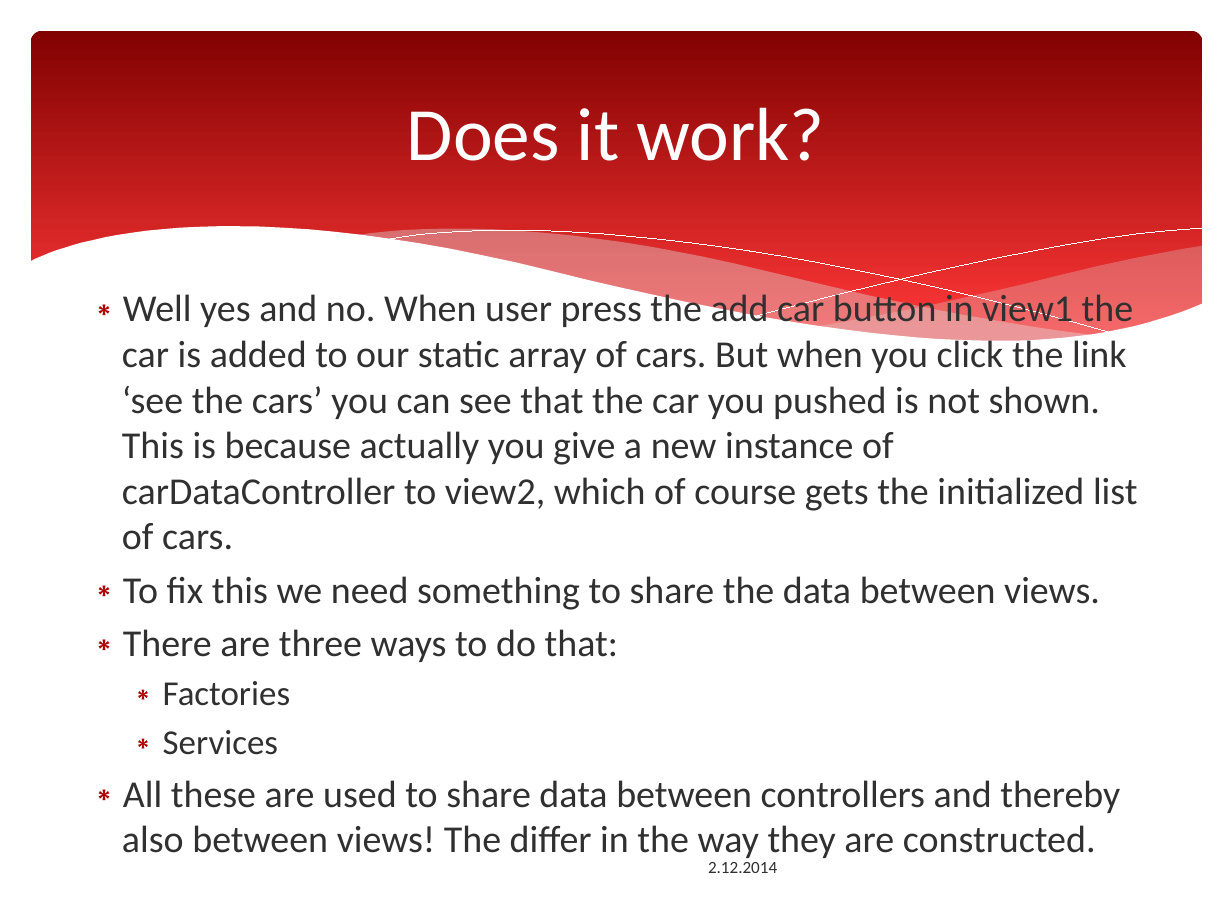
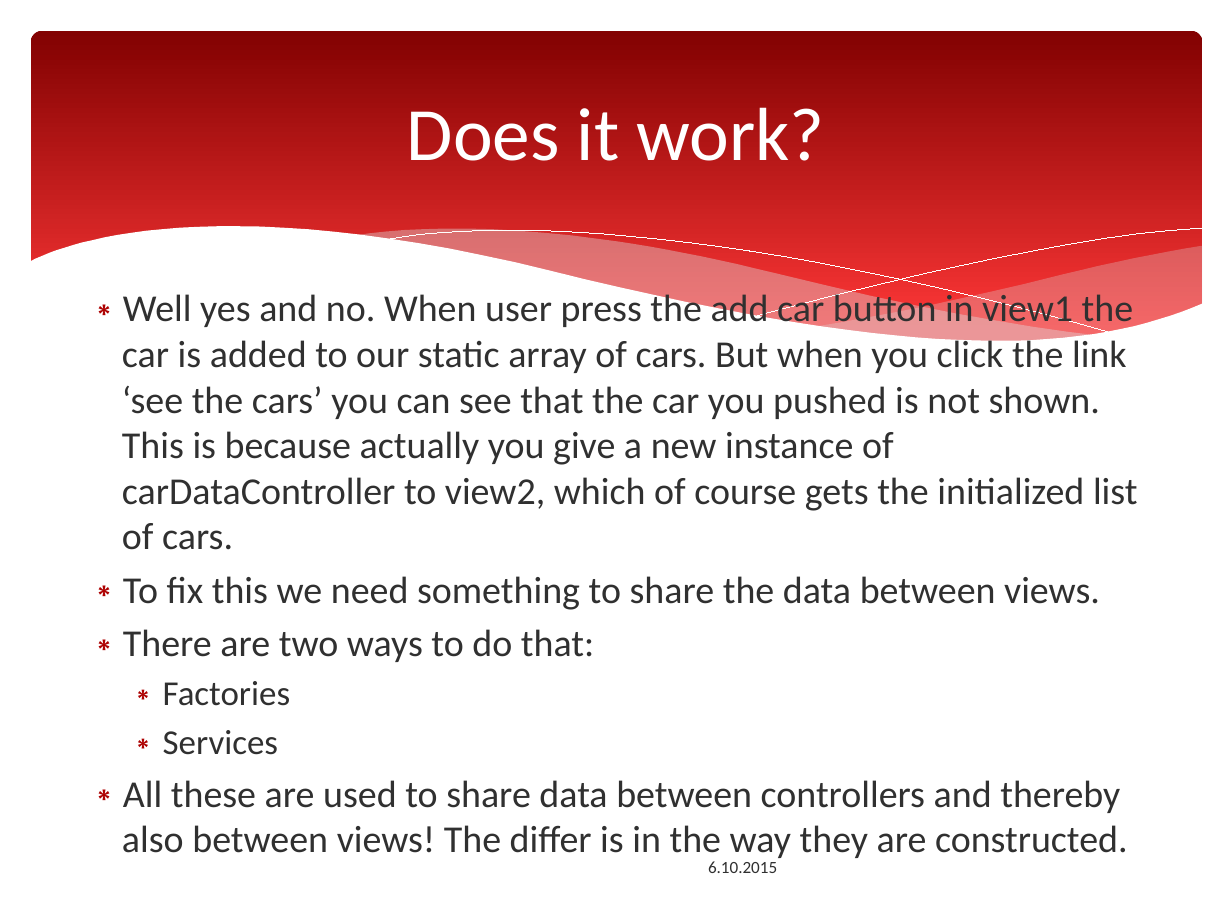
Before and after one commit to maukka76/AngularJS, a slide deck: slide 58 of angularjs.pptx. Drawn at 1232x924 pixels with LibreOffice and Linux fonts; fonts in the diff are those of the drawing; background and template pictures are left out. Boxes give left, top, right and bottom in pixels: in the first picture for what was removed or moved away, otherwise in the second. Text is boxed around its words. In the diff, an @@ line names an element or a change of style, - is before the commit and + after.

Commit message:
New stuff

```diff
--- a/angularjs.pptx
+++ b/angularjs.pptx
@@ text at (123, 629, 594, 662): text changed @@
-∗ There are three ways to do that:
+∗ There are two ways to do that:
@@ text at (122, 780, 1128, 858): text changed @@
-∗ All these are used to share data between controllers and thereby also between views! The differ in the way they are constructed.
+∗ All these are used to share data between controllers and thereby also between views! The differ is in the way they are constructed.
@@ text at (708, 861, 777, 873): text changed @@
-2.12.2014
+6.10.2015
```
Also in this commit, not shown: 131 other slides changed.
